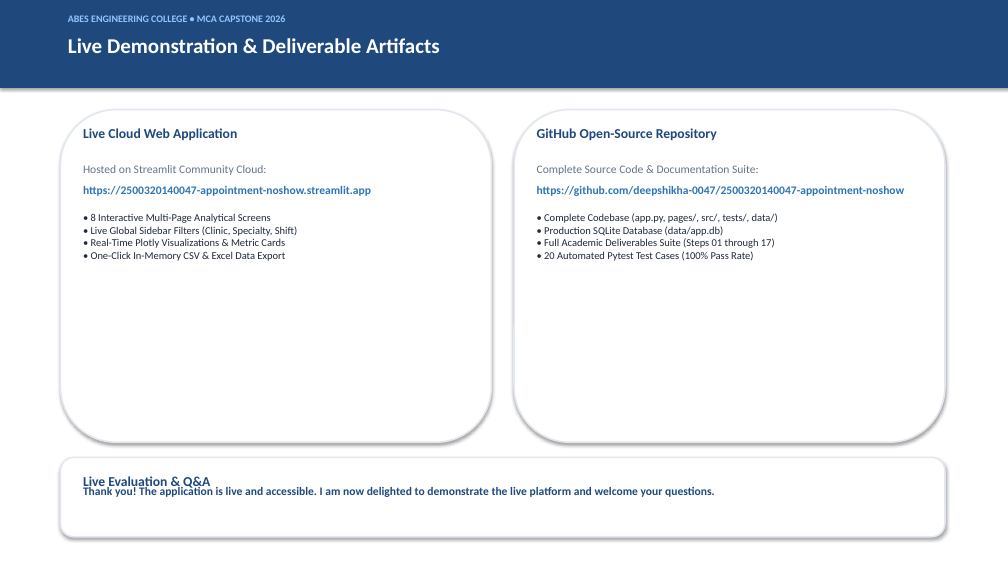
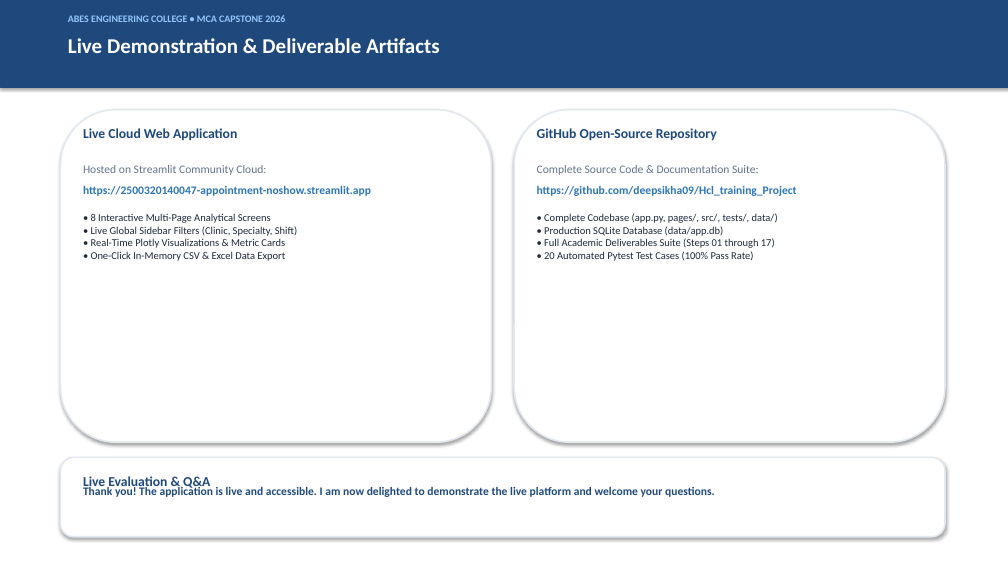
Before and after one commit to deepsikha09/Hcl_training_Project, a slide deck: slide 11 of docs/18_Presentation.pptx. Drawn at 1008x567 pixels with LibreOffice and Linux fonts; fonts in the diff are those of the drawing. Boxes give left, top, right and bottom in pixels: in the first picture for what was removed or moved away, otherwise in the second. Text is boxed around its words. In the diff, an @@ line names an element or a change of style, - is before the commit and + after.

Commit message:
docs: update metadata across all deliverables with Batch ID ABES_OND26 MCA 2ND YEAR_DATA ANALYTICS_BATCH 01, Project ID P101, and Mentor Dinesh Sereno

```diff
--- a/docs/18_Presentation.pptx
+++ b/docs/18_Presentation.pptx
@@ text at box(537, 186, 797, 196): text changed @@
-https://github.com/deepshikha-0047/2500320140047-appointment-noshow
+https://github.com/deepsikha09/Hcl_training_Project
```
Also in this commit, not shown: 1 other slide changed, 44 other files.
